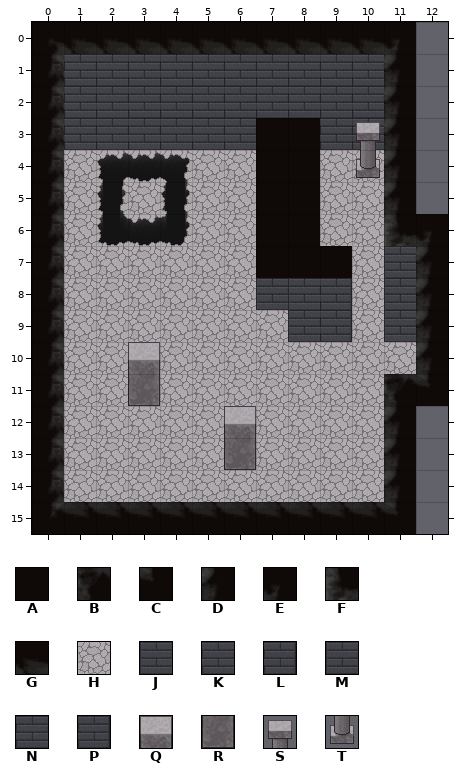
Tiled map, stored at game/res/maps/havenStorage2.tmx. The picture above was drawn from the file before the commit.
Cells are 32x32 px. Shown: x 0..12, y 0..15.
Key: from "blockboundCeiling": A 0, B 2, C 5, D 7, E 10, F 12, G 13; from "blockboundStoneFloor": H 11, J 30, K 31, L 32, M 40, N 41, P 42; from "blockboundUpper": Q 4, R 12, S 35, T 43.
_ is an empty cell.
Layer "Lower 1" before, first column x 7:
 0 GGGGE_
 1 KKKKD_
 2 KKKND_
 3 AANND_
 4 AAHHD_
 5 AAHHD_
 6 AAHHFE
 7 AAAHJD
 8 MJLHJD
 9 HMPHMD
10 HHHHHD
11 HHHHBC
12 HHHHD_
13 HHHHD_
Now the later version:
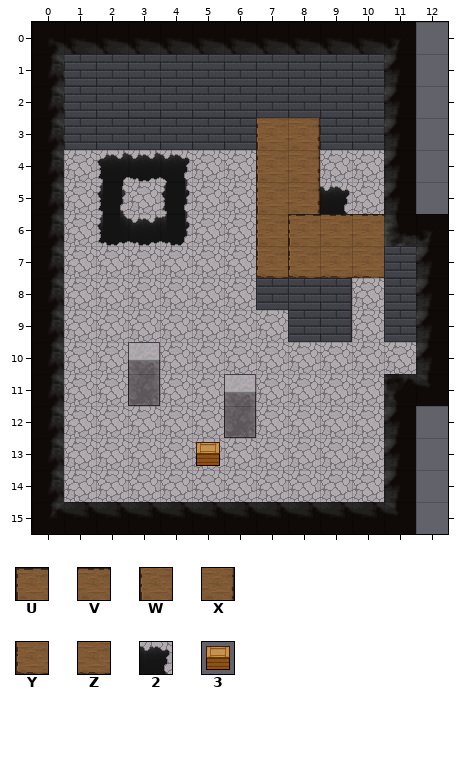
Further tiles: from "blockboundBrownRock": U 0, V 1, W 10, X 12, Y 20, Z 21; from "blockboundStoneFloor": 2 72; from "blockboundUpper": 3 18.
Tiles of an added or newly shown layer are drawn over the layers below it.
The edit:
Layer "Lower 1":
The edit turns tile H into tile 2 in row 5 at x 9.
Layer "Upper 1":
There is now tile 3 in row 13 at x 5.
There is now tile R in row 12 at x 6.
Tile R is gone in row 13 at x 6.
Tile S is gone in row 3 at x 10.
Tile T is gone in row 4 at x 10.
Layer "Lower 2" (now shown):
There is now tile U in row 6 at x 8.
There is now tile V in row 6 at x 9 to 10.
There is now tile W in rows 3 to 6 at x 7.
There is now tile X in rows 3 to 5 at x 8.
There is now tile Y in row 7 at x 7 to 8.
There is now tile Z in row 7 at x 9 to 10.
Layer "Upper 2":
There is now tile Q in row 11 at x 6.
Tile Q is gone in row 12 at x 6.
